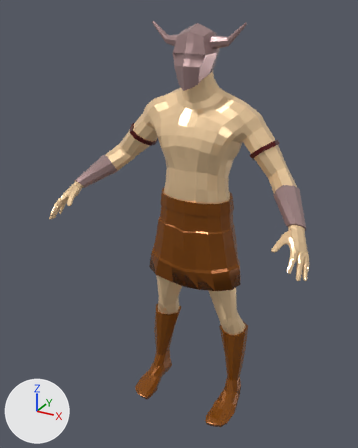
A saved change to the glTF model client/assets/characters/paladin/paladin.glb.
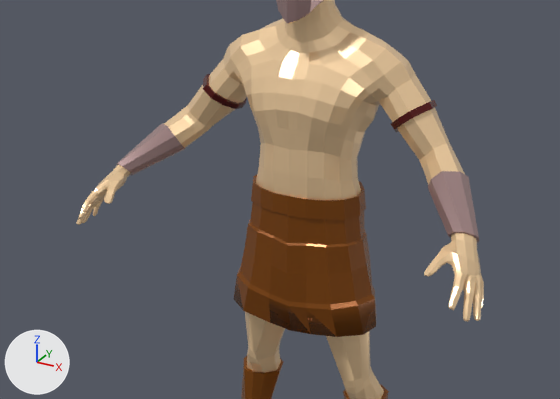
There are two pictures of each version: one whole from a camera (50 mm lens) standing at (0.953, -1.933, 1.905) and looking at (-0.04, -0.128, 1.002), one close up on the part from 0% to 100% of the width and 17% to 74% of the height. Every picture has the same lights, and +X, +Y and +Z are marked at lower left. The first two pictures are the older version. Vertices at exactly the same position are counted once.

Names of what the first close-up shows: 'warr_01.comp'.
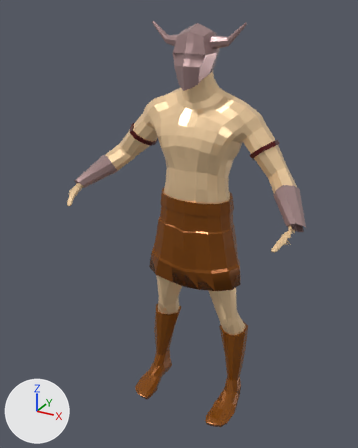
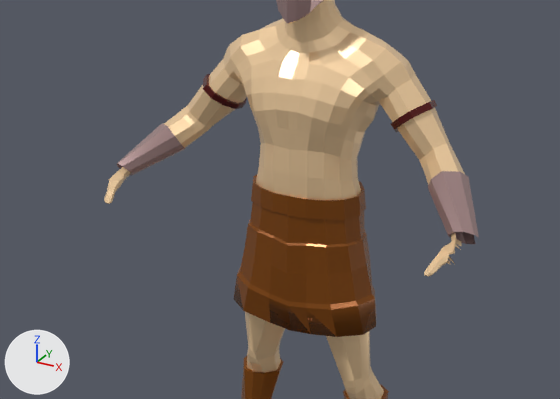
Changed parts and their boxes (x1, y1, x2, y2) in the close-ups (560 x 399 px):
'warr_01.comp', reshaped: before (77, 0, 484, 399); after (104, 0, 479, 399)
part 1 of me_warr_01_comp, deleted (beige): before (448, 232, 484, 322)
part 2 of me_warr_01_comp, deleted (beige): before (77, 164, 131, 225)

The edits, one by one:
me_warr_01_comp is used by ob_warr_01_comp; location (0.0, 0.0, 0.0).
me_warr_01_comp had 2113 vertices, 4222 faces and spanned x -0.6..0.6, y -0.4..0.11, z 0.0..1.85.
me_warr_01_comp now has 1353 vertices, 2650 faces and spans x -0.55..0.55, y -0.36..0.11, z 0.0..1.85.
me_warr_01_comp part 1: 380 vertices removed from x 0.51..0.6, y -0.4..-0.2, z 0.99..1.16.
me_warr_01_comp part 2: 380 vertices removed from x -0.6..-0.51, y -0.4..-0.2, z 0.99..1.16.
